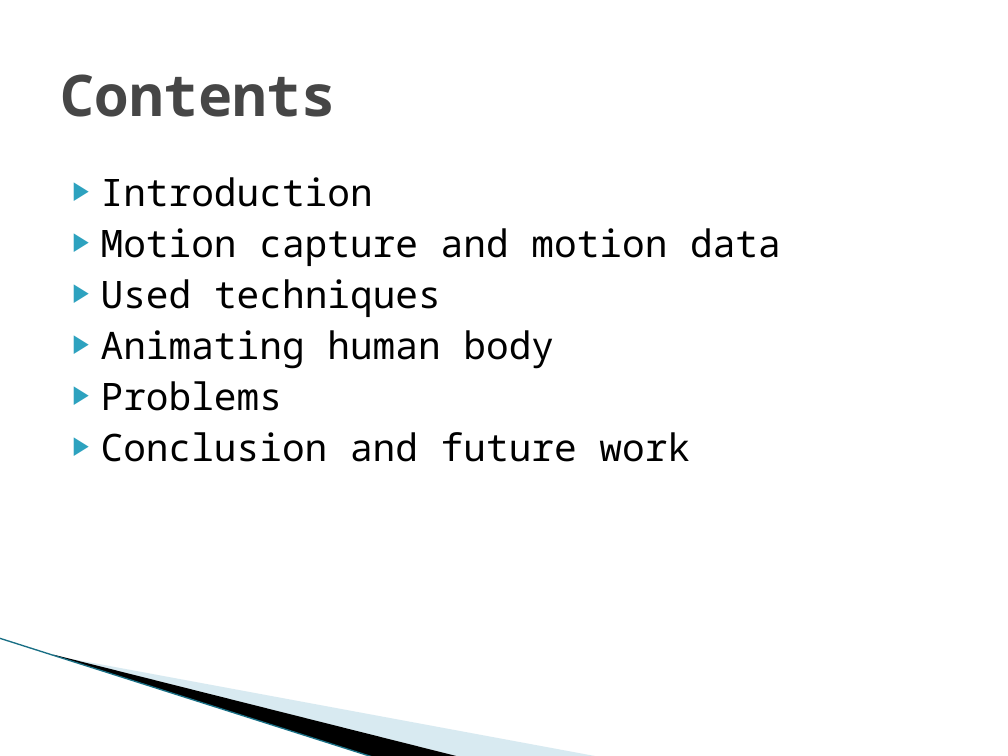
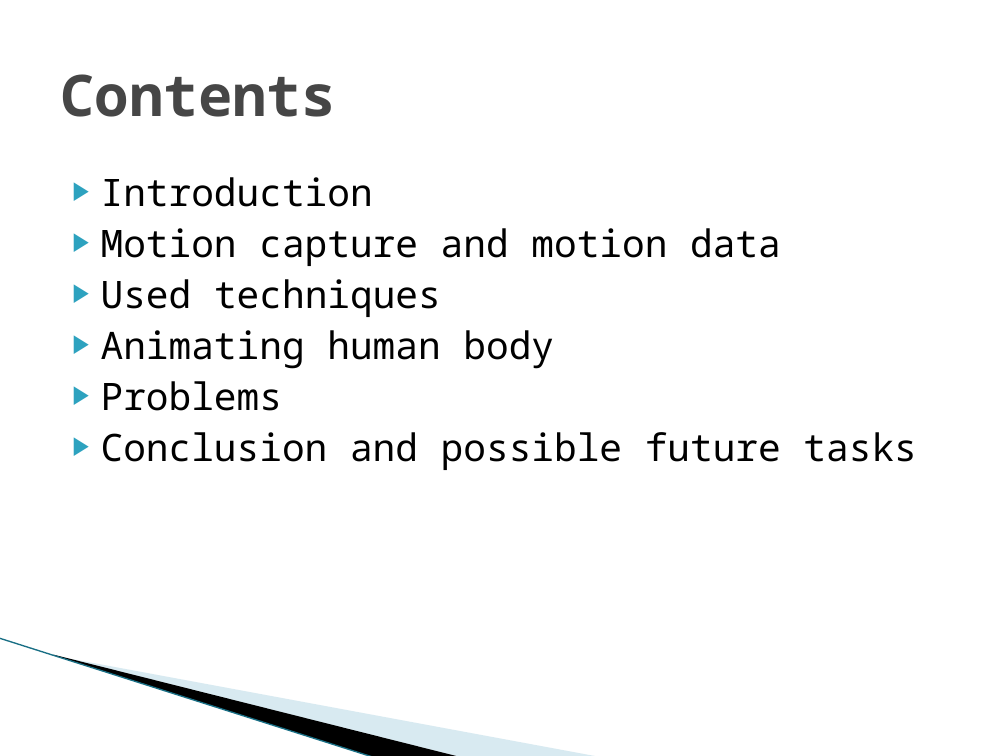
Before and after one commit to hobama/cvg01, a slide deck: slide 2 of docs/Presentation/Presentation.pptx. Drawn at 1008x756 pixels with LibreOffice and Linux fonts; fonts in the diff are those of the drawing; background and template pictures are left out. Boxes give left, top, right and bottom in pixels: in the first picture for what was removed or moved away, otherwise in the second. Text is boxed around its words. In the diff, an @@ line names an element or a change of style, - is before the commit and + after.

```diff
--- a/docs/Presentation/Presentation.pptx
+++ b/docs/Presentation/Presentation.pptx
@@ text at (x1=101, y1=432, x2=916, y2=470): text changed @@
-▶ Conclusion and future work
+▶ Conclusion and possible future tasks
```
Also in this commit, not shown: 3 other slides changed, 1 slide added, 3 slides removed.
